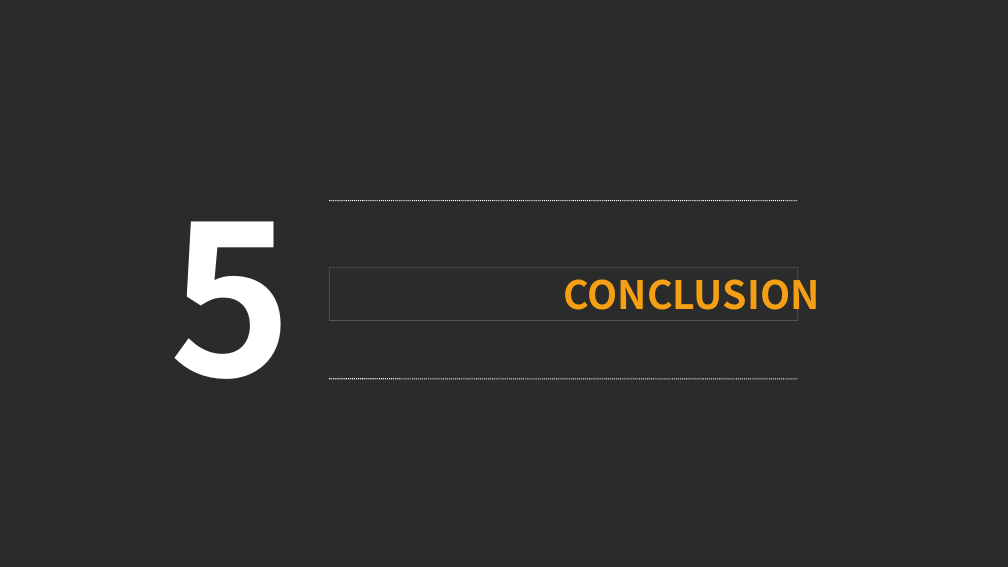
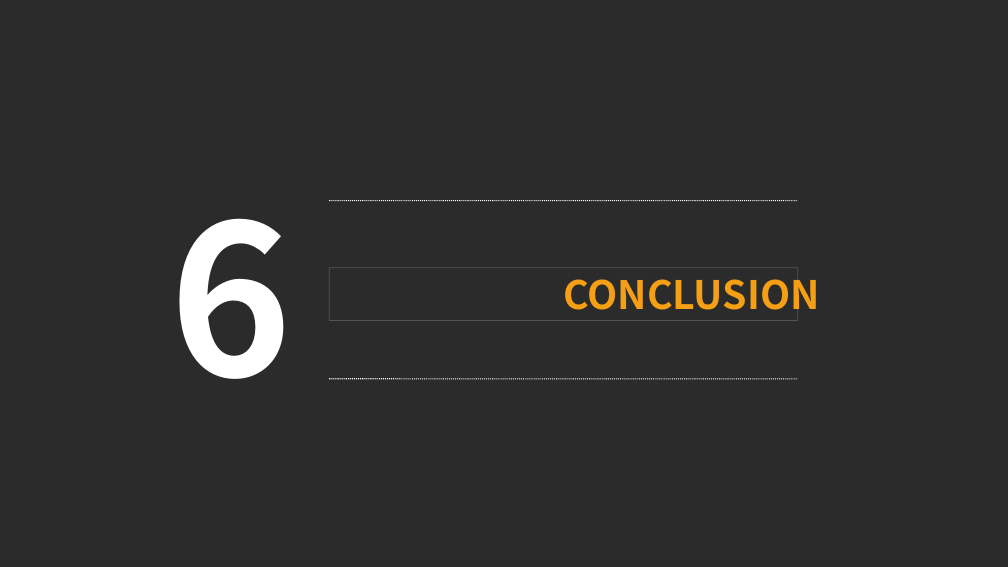
Before and after one commit to kinyang007/CSYE7200_Team5, a slide deck: slide 24 of Final_Presentation_Team_5 .pptx. Drawn at 1008x567 pixels with LibreOffice and Linux fonts; fonts in the diff are those of the drawing; background and template pictures are left out; a plain dark background stands for a picture behind light text. Boxes give left, top, right and bottom in pixels: in the first picture for what was removed or moved away, otherwise in the second. Text is boxed around its words. In the diff, an @@ line names an element or a change of style, - is before the commit and + after.

```diff
--- a/Final_Presentation_Team_5 .pptx
+++ b/Final_Presentation_Team_5 .pptx
@@ text at [169,218,292,379]: text changed @@
-5
+6
```
Also in this commit, not shown: 8 other slides changed, 1 slide removed.
